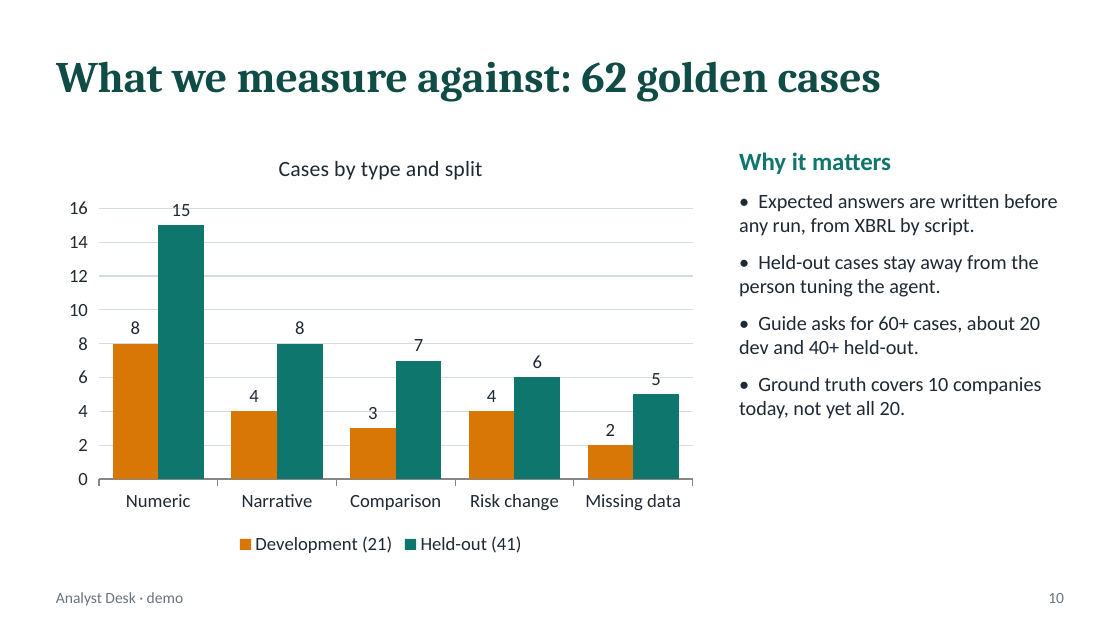
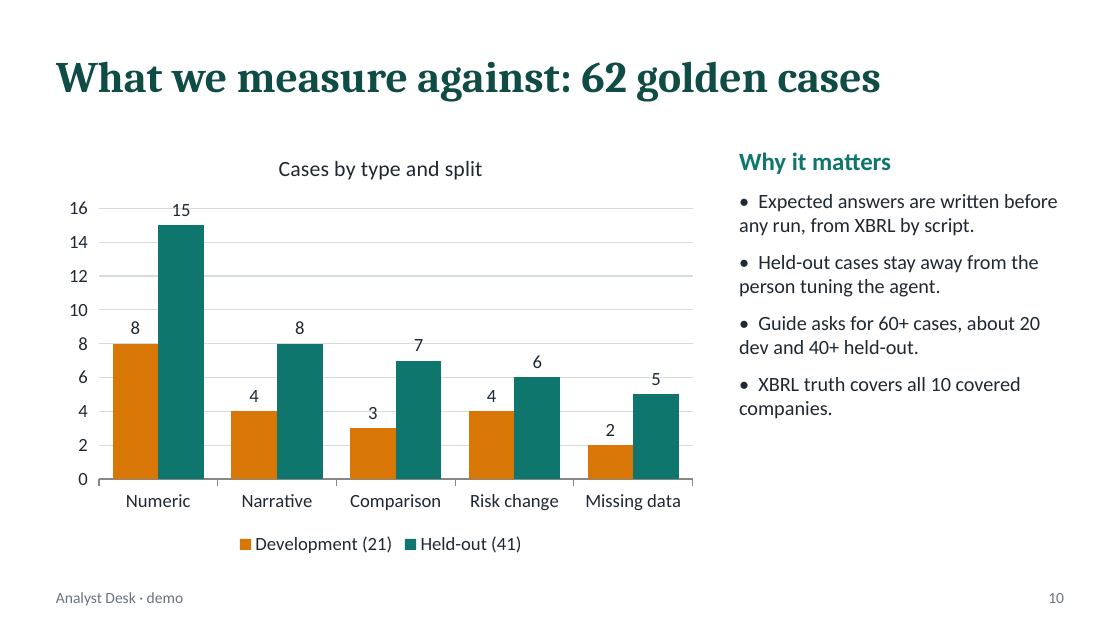
Before and after one commit to sdakshinkar/capstone_agent_desk, a slide deck: slide 10 of docs/analyst_desk_demo.pptx. Drawn at 1120x630 pixels with LibreOffice and Linux fonts; fonts in the diff are those of the drawing. Boxes give left, top, right and bottom in pixels: in the first picture for what was removed or moved away, otherwise in the second. Text is boxed around its words. In the diff, an @@ line names an element or a change of style, - is before the commit and + after.

```diff
--- a/docs/analyst_desk_demo.pptx
+++ b/docs/analyst_desk_demo.pptx
@@ text at (x1=739, y1=377, x2=1021, y2=419): text changed @@
-• Ground truth covers 10 companies today, not yet all 20.
+• XBRL truth covers all 10 covered companies.
```
Also in this commit, not shown: 1 other slide changed, 2 other files.
